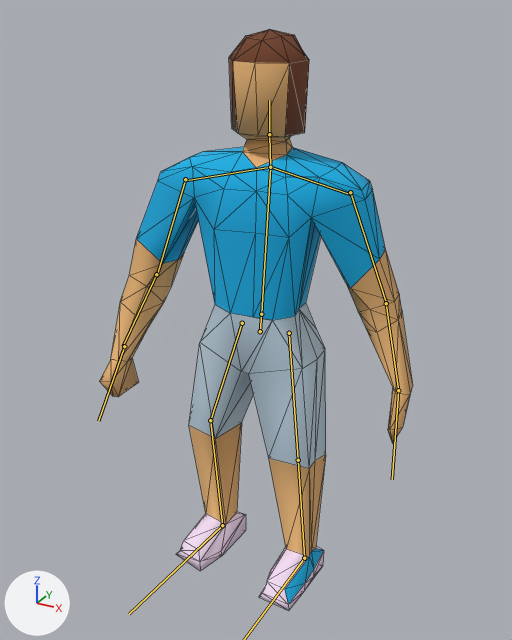
One commit to the glTF model public/assets/gltf/player.glb: the scene before it, then after it.
Both versions are drawn from a 50 mm lens placed at (0.897, -1.69, 1.68), pointed at (-0.012, -0.038, 0.854). The lights are fixed; the arrows at lower left show +X, +Y and +Z. Both versions are drawn at frame 48 of the action 'Stand'; the numbers are the values there. The bones that bend it are drawn over the model as lines. Mesh edges are drawn as thin lines.
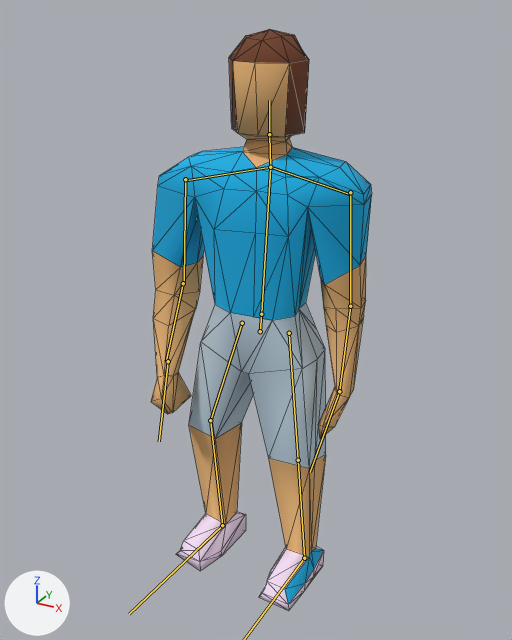
Changed parts and their boxes [x1, y1, x2, y2] in the pictures (512 x 640 px):
'Plane.001', posed (30% narrower)
    before: [99, 29, 413, 611]
    after: [151, 29, 372, 611]
bone 'Right Forearm', root to tip
    before: (185, 179) to (158, 272)
    after: (185, 179) to (184, 281)
bone 'Left Forearm', root to tip
    before: (350, 192) to (386, 302)
    after: (350, 192) to (350, 304)

What the commit changed:
Bone 'Right Forearm' (bone_right_forearm) turns from (0, 0, 0) to (-15, -2, -2) degrees about its own x, y and z.
Bone 'Left Forearm' (bone_left_forearm) turns from (0, 0, 0) to (-17, 1, 0) degrees about its own x, y and z.
